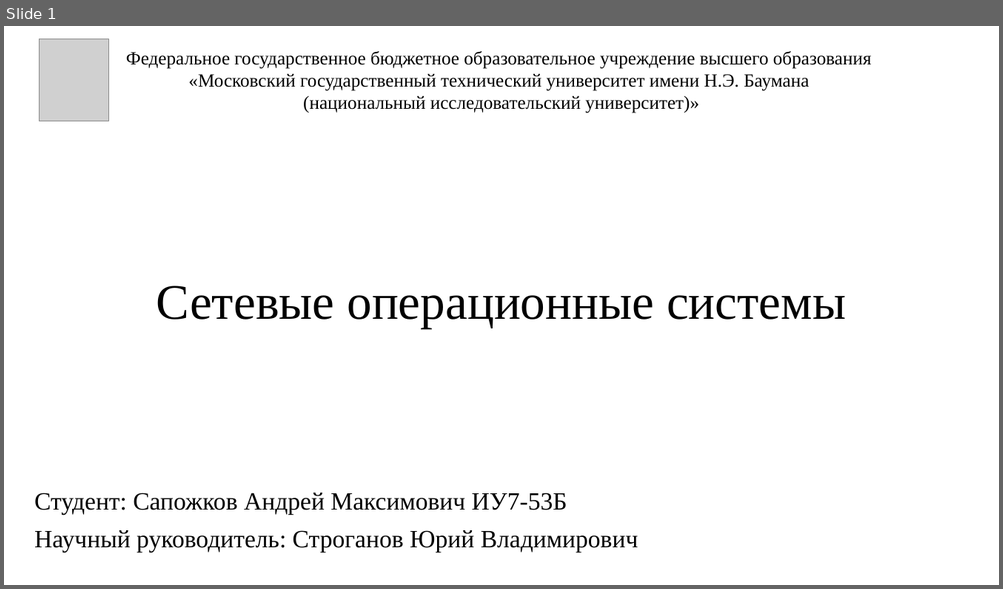
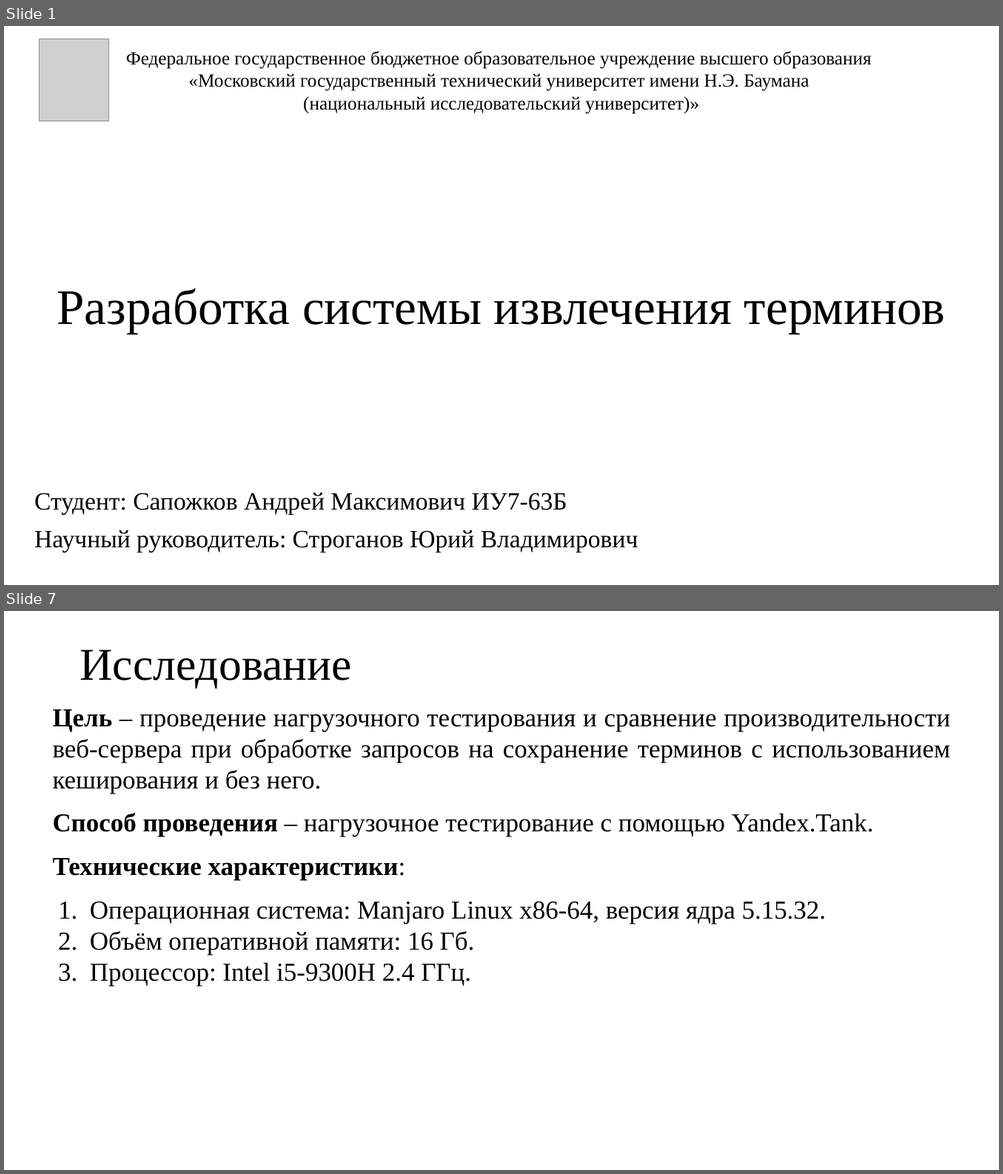
Before and after one commit to Inspirate789/Thermy-backend, a slide deck: docs/presentation/databases/presentation.pptx. Shown one above the other, each under a label of ours: slide 1 before the commit, slides 1 and 7 after it; the slides between them are not shown. The pictures are 1003x589 and 1003x1174 pixels, drawn with LibreOffice and Linux fonts; fonts in the diff are those of the drawing; grey boxes stand for pictures. Boxes give left, top, right and bottom in pixels: in the first picture for what was removed or moved away, otherwise in the second. Text is boxed around its words. In the diff, an @@ line names an element or a change of style, - is before the commit and + after.

```diff
--- a/docs/presentation/databases/presentation.pptx
+++ b/docs/presentation/databases/presentation.pptx
@@ slide 7 added at <box>4,611,999,1170</box>, background #FFFFFF @@
@@ title added at <box>79,649,351,688</box>, 44 pt, text #000000 @@
+Исследование
@@ text added at <box>53,709,950,986</box>, 25 pt, text #000000 @@
+Цель – проведение нагрузочного тестирования и сравнение производительности веб-сервера при обработке запросов на сохранение терминов с использованием кеширования и без него.
+Способ проведения – нагрузочное тестирование с помощью Yandex.Tank.
+Технические характеристики:
+1. Операционная система: Manjaro Linux x86-64, версия ядра 5.15.32.
+2. Объём оперативной памяти: 16 Гб.
+3. Процессор: Intel i5-9300H 2.4 ГГц.
@@ slide 1 changed as well @@
@@ title at <box>57,289,945,334</box>: text changed @@
-Сетевые операционные системы
+Разработка системы извлечения терминов
@@ subtitle at <box>34,493,567,515</box>: text changed @@
-Студент: Сапожков Андрей Максимович ИУ7-53Б
+Студент: Сапожков Андрей Максимович ИУ7-63Б
```
Also in this commit, not shown: 11 other slides added, 8 slides removed, 4 other files.
